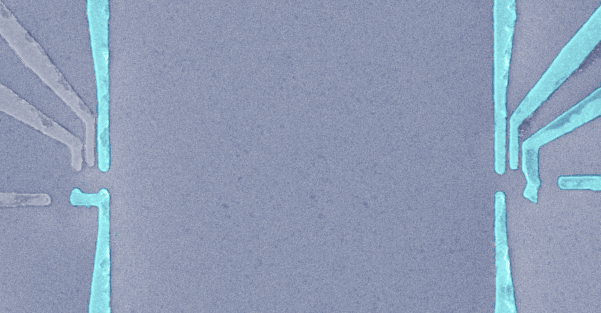
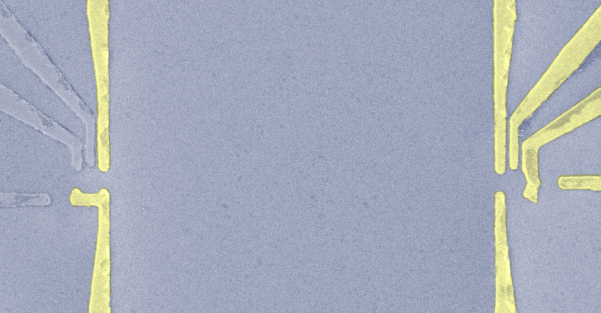
The second w=601, h=313 image is a revision of the first. Changes to its layers:
painted on "light_gates" over [69, 0, 601, 313]
painted on "device_original.png" over [0, 0, 601, 313]
